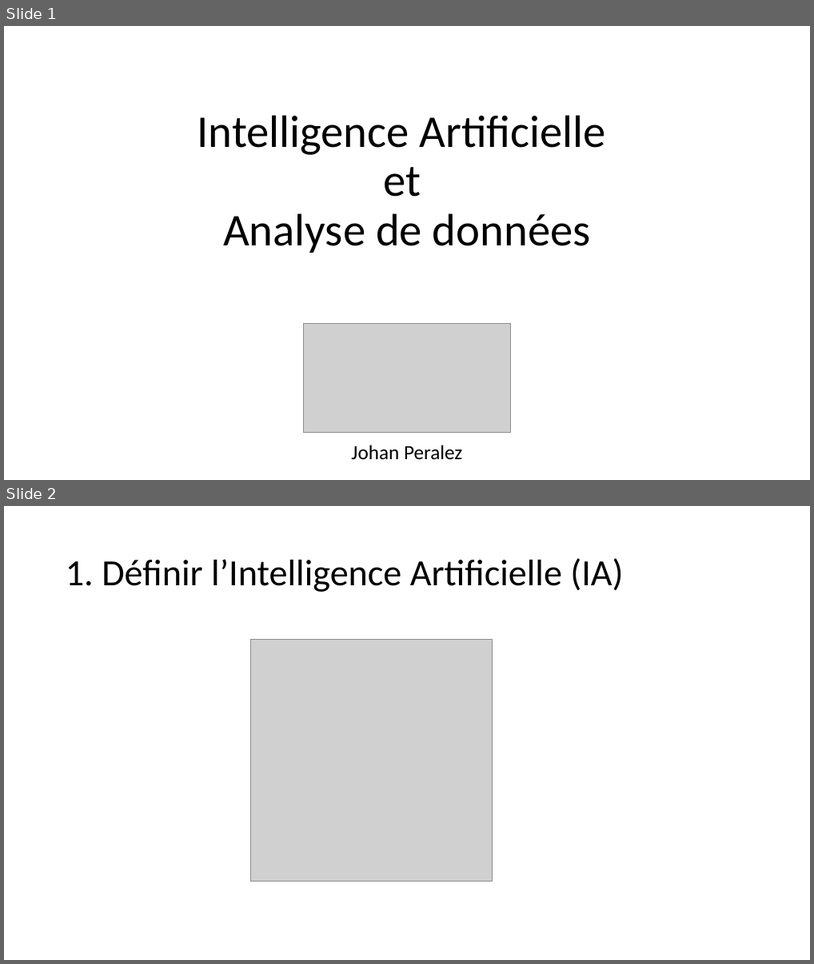
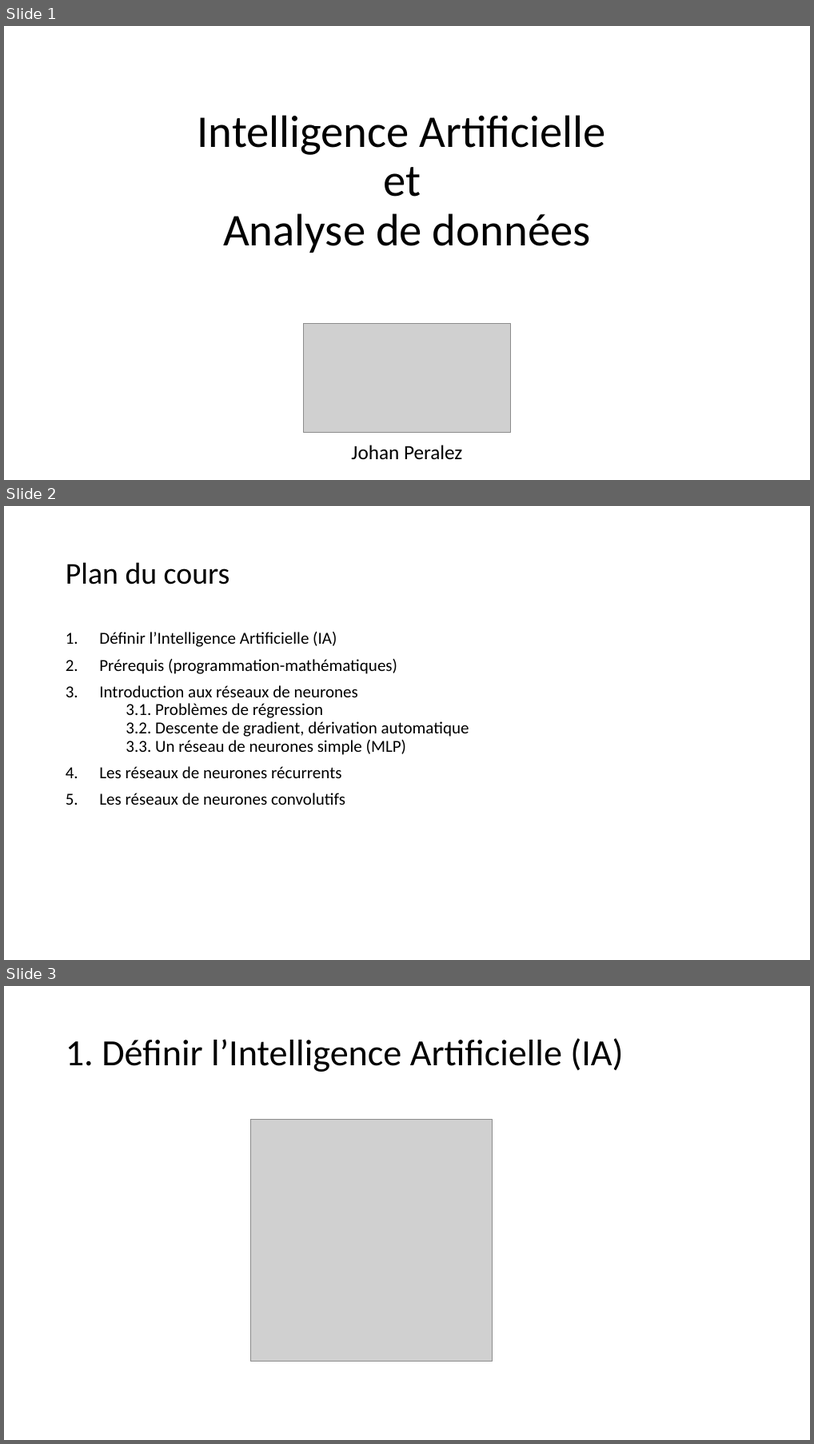
Before and after one commit to jolindien-git/jolindien-git.github.io, a slide deck: Intelligence Artificielle et Analyse de donnees.pptx. Shown one above the other, each under a label of ours: slides 1 and 2 before the commit, slides 1, 2 and 3 after it. The pictures are 814x964 and 814x1444 pixels, drawn with LibreOffice and Linux fonts; fonts in the diff are those of the drawing; grey boxes stand for pictures. Boxes give left, top, right and bottom in pixels: in the first picture for what was removed or moved away, otherwise in the second. Text is boxed around its words. In the diff, an @@ line names an element or a change of style, - is before the commit and + after.

Commit message:
plan cours IA

```diff
--- a/Intelligence Artificielle et Analyse de donnees.pptx
+++ b/Intelligence Artificielle et Analyse de donnees.pptx
@@ slide 2 added at (4, 506, 810, 960), background #FFFFFF @@
@@ title added at (66, 562, 230, 584), 36 pt, text #000000 @@
+Plan du cours
@@ text added at (99, 632, 470, 804), 20 pt, text #000000 @@
+1. Définir l’Intelligence Artificielle (IA)
+2. Prérequis (programmation-mathématiques)
+3. Introduction aux réseaux de neurones
+   3.1. Problèmes de régression
+   3.2. Descente de gradient, dérivation automatique
+   3.3. Un réseau de neurones simple (MLP)
+4. Les réseaux de neurones récurrents
+5. Les réseaux de neurones convolutifs
@@ what was slide 2 is now slide 3 @@
```
Also in this commit, not shown: 1 slide changed, 2 other files.
